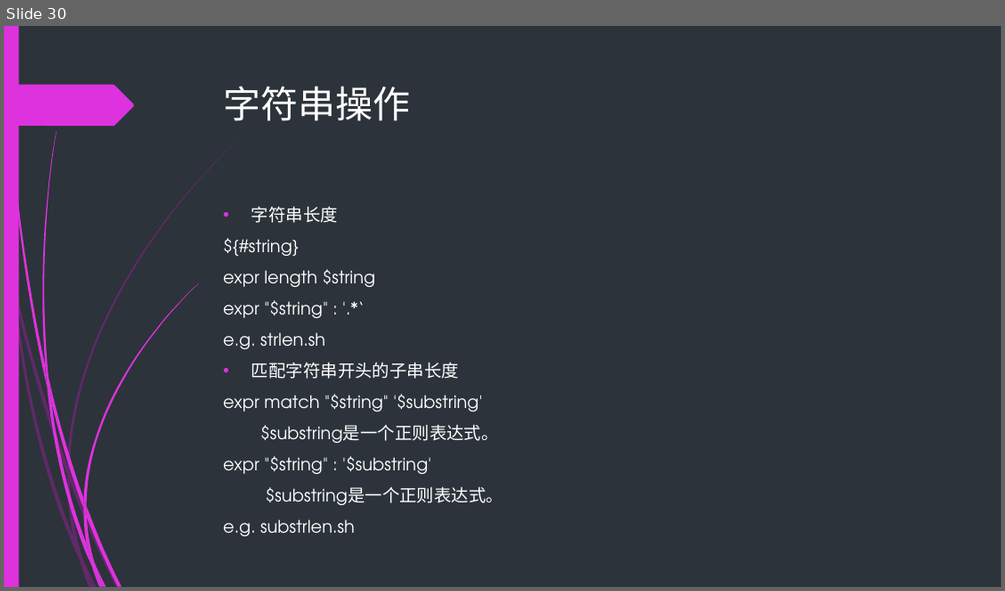
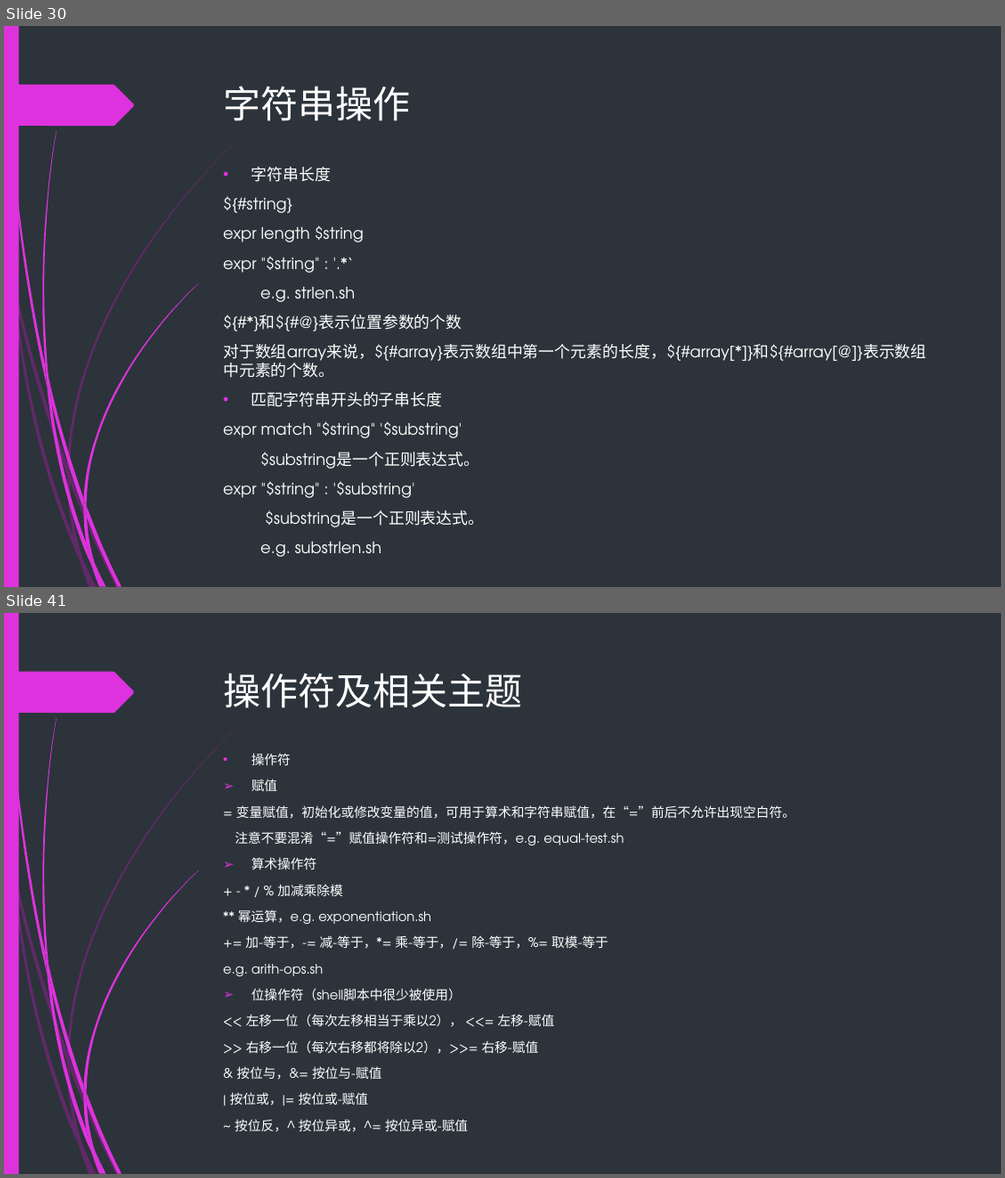
Before and after one commit to backup-ci/abs-train, a slide deck: Bash-scripting-guid.pptx. Shown one above the other, each under a label of ours: slide 30 before the commit, slides 30 and 41 after it; the slides between them are not shown. The pictures are 1005x591 and 1005x1178 pixels, drawn with LibreOffice and Linux fonts; fonts in the diff are those of the drawing. Boxes give left, top, right and bottom in pixels: in the first picture for what was removed or moved away, otherwise in the second. Text is boxed around its words. In the diff, an @@ line names an element or a change of style, - is before the commit and + after.

```diff
--- a/Bash-scripting-guid.pptx
+++ b/Bash-scripting-guid.pptx
@@ slide 41 added at <box>4,613,1001,1174</box>, background #2C333A; not listed: 24 template elements that a slide beside it also shows @@
@@ title added at <box>224,673,523,708</box>, 36 pt, text #FFFFFF @@
+操作符及相关主题
@@ text added at <box>223,753,795,1105</box>, 12.6 pt, text #FFFFFF @@
+• 操作符
+➢ 赋值
+= 变量赋值，初始化或修改变量的值，可用于算术和字符串赋值，在“=”前后不允许出现空白符。
+注意不要混淆“=”赋值操作符和=测试操作符，e.g. equal-test.sh
+➢ 算术操作符
++ - * / % 加减乘除模
+** 幂运算，e.g. exponentiation.sh
++= 加-等于，-= 减-等于，*= 乘-等于，/= 除-等于，%= 取模-等于
+e.g. arith-ops.sh
+➢ 位操作符（shell脚本中很少被使用）
+<< 左移一位（每次左移相当于乘以2）， <<= 左移-赋值
+>> 右移一位（每次右移都将除以2），>>= 右移-赋值
+& 按位与，&= 按位与-赋值
+| 按位或，|= 按位或-赋值
+~ 按位反，^ 按位异或，^= 按位异或-赋值
@@ slide 30 changed as well @@
@@ text "字符串长度": place and size @@
-text "字符串长度" at <box>223,206,504,505</box>
+text "字符串长度" at <box>223,167,926,556</box>
@@ text at <box>223,167,484,556</box>: size 16.6 to 15.3 pt in "字符串长度", "${#string}", "expr length $string", "expr "$string" : '.*‘" and 7 more places @@
@@ text at <box>223,314,926,378</box>: paragraphs added @@
+${#*}和${#@}表示位置参数的个数
+对于数组array来说，${#array}表示数组中第一个元素的长度，${#array[*]}和${#array[@]}表示数组中元素的个数。
```
Also in this commit, not shown: 30 other slides changed, 18 other slides added, 39 other files.
